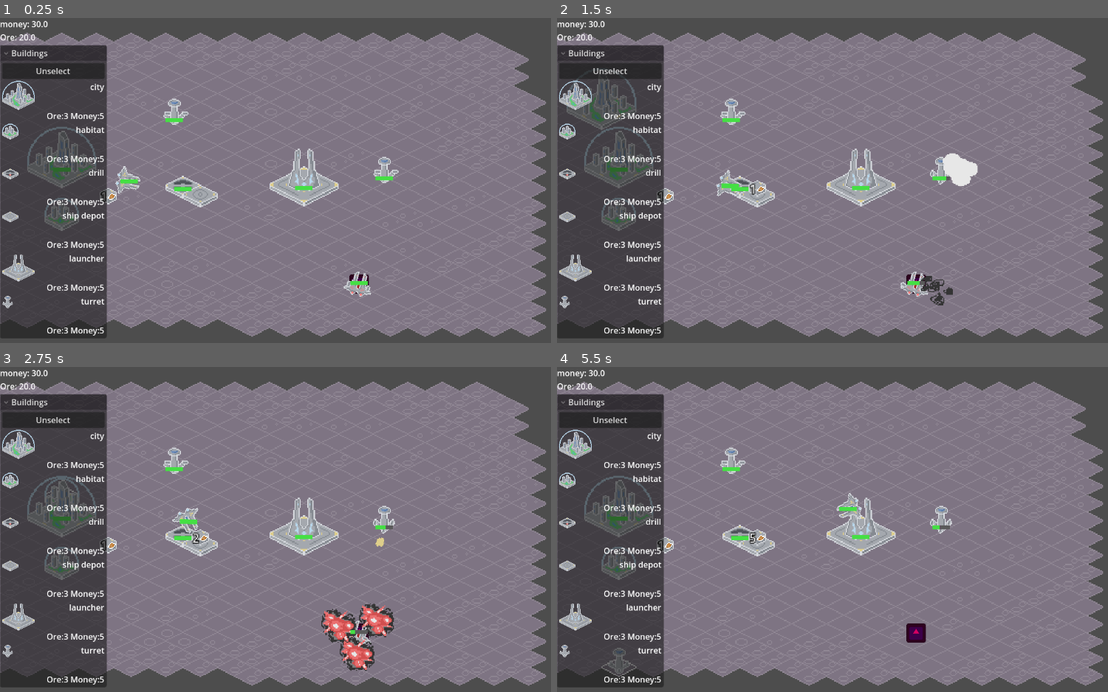
Above: before the commit, frames 1-4 (two rows, left to right).
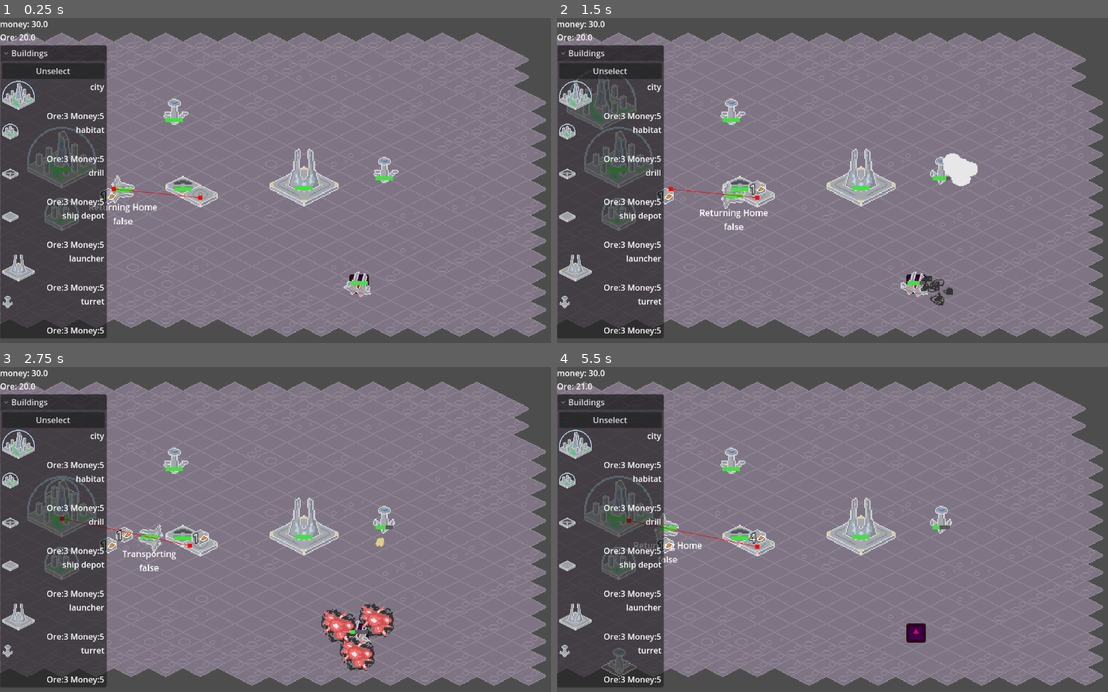
Above: after the commit, the same moments.

Repository: kevinn-t/cmpm-170-tower-defense
Game: Godot game, scene res://main scene.tscn
The game is run twice, just before and just after one commit, with the same random seed, the same clock (stepped at 60 frames per second) and the same inputs. The engine's default icon, where the game draws it, is replaced by a stand-in: a white triangle on a blue panel in a dark square.
Inputs:
- Up to frame 1 (0.25 s): no input
- Up to frame 2 (1.5 s): click "Unselect" at 0.5 s; click "city" at 1.25 s
- Up to frame 3 (2.75 s): click "habitat" at 2 s
- Up to frame 4 (5.5 s): click "drill" at 2.75 s; click "ship depot" at 3.5 s; click "launcher" at 4.25 s; click "turret" at 5 s

The runs differ from the first frame. In frame 1, 0.5% of the frame differs, in the area x 16-37%, y 45-64%; in frame 2, 0.5%; in frame 3, 0.7%, in the area x 10-37%, y 43-63%; in frame 4, 0.6%.

Commit message:
fix bug where transports would spin into infinity

Diff:
--- a/Prefabs/container.tscn
+++ b/Prefabs/container.tscn
@@ -10,6 +10,8 @@
 [node name="Container" type="StaticBody2D" groups=["container"]]
 z_index = 1
 y_sort_enabled = true
+collision_layer = 4
+collision_mask = 0
 script = ExtResource("1_r4cle")
 
 [node name="Sprite2D" type="Sprite2D" parent="." groups=["container"]]
--- a/Prefabs/ship.tscn
+++ b/Prefabs/ship.tscn
@@ -10,7 +10,7 @@
 z_index = 1
 y_sort_enabled = true
 collision_layer = 2
-collision_mask = 3
+collision_mask = 2
 motion_mode = 1
 script = ExtResource("1_88h6h")
 
@@ -25,13 +25,13 @@
 [node name="NavigationAgent2D" type="NavigationAgent2D" parent="."]
 avoidance_enabled = true
 max_speed = 40.0
+debug_enabled = true
 debug_path_custom_color = Color(1, 0.25490198, 1, 1)
 
 [node name="NavigationObstacle2D" type="NavigationObstacle2D" parent="."]
 radius = 15.0
 
 [node name="Status" type="Label" parent="."]
-visible = false
 anchors_preset = 5
 anchor_left = 0.5
 anchor_right = 0.5
--- a/Scripts/bullet.gd
+++ b/Scripts/bullet.gd
@@ -4,7 +4,7 @@
 var gunParent : Gun
 
 func _on_body_entered(body: Node) -> void:
-	print("bullet hit " + body.name)
+	#print("bullet hit " + body.name)
 	if is_instance_valid(body) && is_instance_valid(gunParent):
 		if body.has_method("hit"):
 			body.hit(gunParent)
--- a/Scripts/transport_ship.gd
+++ b/Scripts/transport_ship.gd
@@ -56,13 +56,16 @@
 		velocity = direction
 	else:
 		velocity = Vector2.ZERO
-	#print("vel " + str(velocity))
+	print("vel " + str(velocity))
 	nav.set_velocity(velocity * nav.max_speed)
 	rotation = atan2(velocity.y, velocity.x)
 
 	$Status.text = str(state_flavor_text[current_state]) + "\n" + str(nearHome)
 	$Status.global_position = global_position + Vector2(-$Status.size.x * $Status.scale.x * 0.5,10)
 	$Status.rotation = rotation * -1
+
+	#velocity = nav.velocity
+	#move_and_slide()
 
 func _mouse_enter() -> void:
 	$Status.visible = true
@@ -75,5 +78,6 @@
 
 func _on_navigation_agent_2d_velocity_computed(safe_velocity: Vector2) -> void:
 	velocity = safe_velocity
-	#print("Safe velocity " + str(safe_velocity))
+	print("Safe velocity " + str(safe_velocity))
 	move_and_slide()
+	pass
--- a/project.godot
+++ b/project.godot
@@ -68,6 +68,7 @@
 
 2d_physics/layer_1="buildings"
 2d_physics/layer_2="units"
+2d_physics/layer_3="containers"
 2d_physics/layer_5="bullets"
 
 [rendering]
